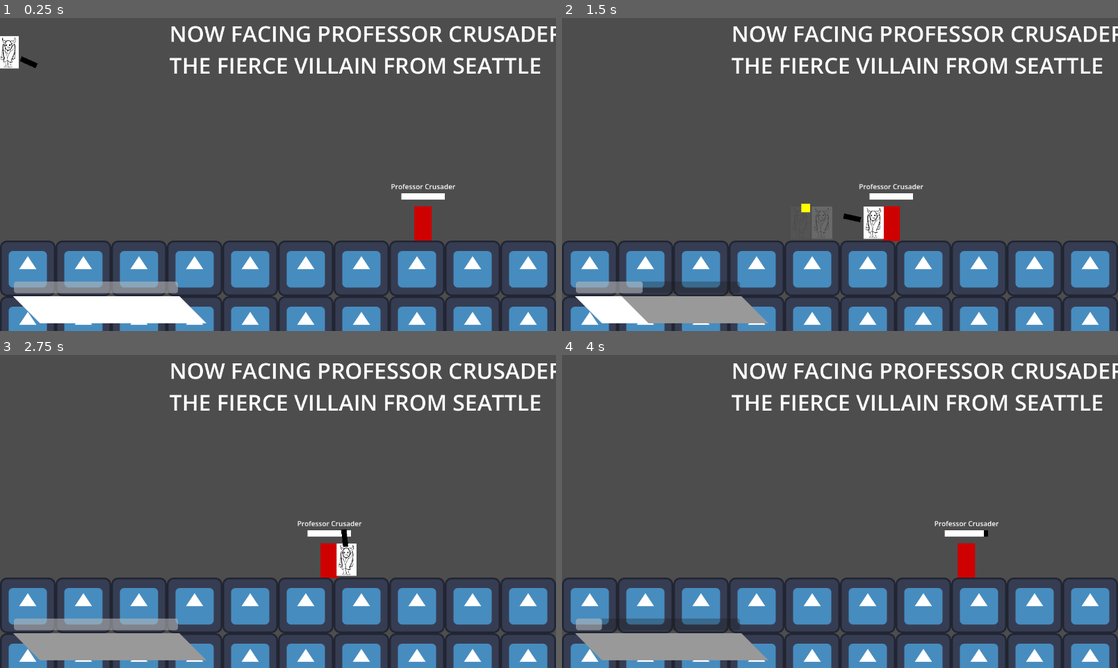
Above: before the commit, frames 1-4 (two rows, left to right).
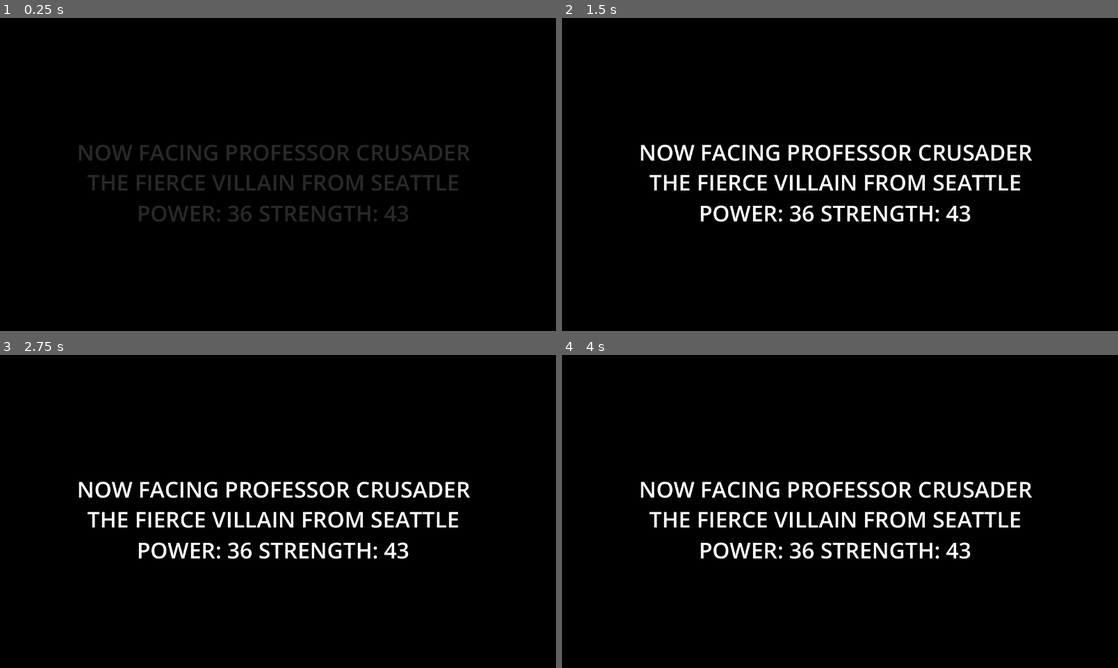
Above: after the commit, the same moments.

Repository: kryscw/Superhero-Project-X
Game: Godot game, scene res://Scenes/main.tscn
Same seed, same stepped clock (60 frames per second), same inputs: the game is played once before the commit and once after it. The engine's default icon, where the game draws it, is replaced by a stand-in: a white triangle on a blue panel in a dark square.
Inputs (mouse positions are in pixels of both pictures, inside the frame that each line leads up to):
- Up to frame 1 (0.25 s): no input
- Up to frame 2 (1.5 s): move the mouse to (962, 158) at 0.52 s; hold D (right) from 0.53 s (still down); right-click (962, 158) at 0.6 s; tap Space (jump) at 0.77 s; move the mouse to (728, 190) at 1.27 s; click (728, 190) at 1.35 s
- Up to frame 3 (2.75 s): tap Space (jump) at 1.52 s; move the mouse to (333, 442) at 2.02 s; release D (right) at 2.03 s; hold A (left) from 2.03 s (still down); right-click (333, 442) at 2.1 s
- Up to frame 4 (4 s): move the mouse to (812, 574) at 2.77 s; release A (left) at 2.78 s; hold D (right) from 2.78 s (still down); click (812, 574) at 2.85 s; tap Space (jump) at 3.02, 3.77 s; move the mouse to (1006, 558) at 3.52 s; right-click (1006, 558) at 3.6 s

The runs differ from the first frame. In frame 1, 100% of the frame differs, in the area x 0-100%, y 0-100%; in frame 2, 100%; in frame 3, 100%; in frame 4, 100%.

Commit message:
some stuff

Diff:
--- a/Scenes/Enemy.tscn
+++ b/Scenes/Enemy.tscn
@@ -1,6 +1,7 @@
 [gd_scene format=3 uid="uid://3birffwrsrtu"]
 
 [ext_resource type="Script" uid="uid://c4bul6qo5nlqm" path="res://Scenes/enemy.gd" id="1_m1htj"]
+[ext_resource type="AudioStream" uid="uid://bxkoigjn3kvf7" path="res://Audio/enemy_hit.ogg" id="2_wovta"]
 
 [sub_resource type="Gradient" id="Gradient_m1htj"]
 offsets = PackedFloat32Array(0)
@@ -68,4 +69,7 @@
 [node name="CollisionShape2D" type="CollisionShape2D" parent="." unique_id=1676795548]
 shape = SubResource("RectangleShape2D_m1htj")
 
+[node name="Hit" type="AudioStreamPlayer" parent="." unique_id=1962226221]
+stream = ExtResource("2_wovta")
+
 [connection signal="body_shape_entered" from="damageArea" to="." method="_on_damage_area_hit"]
--- a/Scenes/enemy.gd
+++ b/Scenes/enemy.gd
@@ -11,19 +11,30 @@
 var strength
 var magic
 var hometown
+@onready var main = get_tree().current_scene
 
-func _process(delta: float) -> void:
+var soundfont_em = ["hit_em", "hit_em2", "hit_em3", "hit_em4", "hit_em5"]
+var soundfont_sumit = ["enemy_hitsumit", "enemy_hitsumit2", "enemy_hitsumit3"]
+
+var soundfont = soundfont_em
+
+func _process(_delta: float) -> void:
 	$healthBar.value = remap(health, 0, maxHealth, 0.0, 100)
-	velocity = (player.global_position - global_position).normalized() * speed
-	velocity.y += 800
-	move_and_slide()
+	if main.gameStarted:
+		velocity = (player.global_position - global_position).normalized() * speed
+		velocity.y += 800
+		move_and_slide()
 	if health <= 0:
 		queue_free()
+		print("YOU WIN!")
+		main.win()
 
-func _on_damage_area_hit(body_rid: RID, body: Node2D, body_shape_index: int, local_shape_index: int) -> void:
+func _on_damage_area_hit(_body_rid: RID, body: Node2D, _body_shape_index: int, _local_shape_index: int) -> void:
 	if body is CharacterBody2D && body != player && body != self:
 		body.queue_free()
 		health -= damage
+		$Hit.stream = load("res://Audio/" + soundfont[randi_range(0, soundfont.size()-1)] + ".ogg")
+		$Hit.play()
 
 
 ## ── Pick a random enemy ─────────────────────────
--- a/Scenes/main.gd
+++ b/Scenes/main.gd
@@ -1,6 +1,14 @@
 extends Node2D
 
+var gameStarted = false
+
 func announceReady():
-	$CanvasLayer/enemyLabel.text = "NOW FACING " + $Enemy.enemy_name.to_upper()
+	$CanvasLayer/labels/enemyLabel.text = "NOW FACING " + $Enemy.enemy_name.to_upper()
 
-	$CanvasLayer/underEnemyLabel.text = "THE FIERCE VILLAIN FROM " + $Enemy.hometown.to_upper()
+	$CanvasLayer/labels/underEnemyLabel.text = "THE FIERCE VILLAIN FROM " + $Enemy.hometown.to_upper()
+
+	$CanvasLayer/labels/stats.text = "POWER: " + str($Enemy.power) + " STRENGTH: " + str($Enemy.strength)
+
+func win():
+	$Die.play()
+	print("yo it's the main script here... you WON!?!?!?!?!?")
--- a/Scenes/main.tscn
+++ b/Scenes/main.tscn
@@ -5,6 +5,7 @@
 [ext_resource type="PackedScene" uid="uid://3birffwrsrtu" path="res://Scenes/Enemy.tscn" id="1_kry3j"]
 [ext_resource type="Script" uid="uid://cb8olv6pxb5w" path="res://Scenes/weapon_rot.gd" id="2_kry3j"]
 [ext_resource type="Texture2D" uid="uid://b2paleomga2u8" path="res://icon.svg" id="3_21xkr"]
+[ext_resource type="AudioStream" uid="uid://xuf8a6nqomwc" path="res://Audio/enemy_die.ogg" id="3_344ge"]
 [ext_resource type="Script" uid="uid://ryre07fbbumh" path="res://SuperHero.gd" id="4_6bp64"]
 [ext_resource type="Texture2D" uid="uid://5elboxypj8bh" path="res://Sprites/Screenshot 2026-03-21 at 4.30.51 PM.png" id="4_21xkr"]
 
@@ -51,11 +52,76 @@
 physics_layer_0/collision_mask = 3
 sources/3 = SubResource("TileSetAtlasSource_cvnsp")
 
+[sub_resource type="Animation" id="Animation_6bp64"]
+resource_name = "FadeIn"
+length = 5.866667
+tracks/0/type = "value"
+tracks/0/imported = false
+tracks/0/enabled = true
+tracks/0/path = NodePath("ColorRect:modulate")
+tracks/0/interp = 1
+tracks/0/loop_wrap = true
+tracks/0/keys = {
+"times": PackedFloat32Array(5.0333333, 5.6),
+"transitions": PackedFloat32Array(1, 1),
+"update": 0,
+"values": [Color(1, 1, 1, 1), Color(1, 1, 1, 1)]
+}
+tracks/1/type = "value"
+tracks/1/imported = false
+tracks/1/enabled = true
+tracks/1/path = NodePath("labels:modulate")
+tracks/1/interp = 1
+tracks/1/loop_wrap = true
+tracks/1/keys = {
+"times": PackedFloat32Array(0.06666667, 1.2),
+"transitions": PackedFloat32Array(1, 1),
+"update": 0,
+"values": [Color(1, 1, 1, 0), Color(1, 1, 1, 1)]
+}
+
+[sub_resource type="Animation" id="Animation_344ge"]
+length = 0.001
+tracks/0/type = "value"
+tracks/0/imported = false
+tracks/0/enabled = true
+tracks/0/path = NodePath("ColorRect:modulate")
+tracks/0/interp = 1
+tracks/0/loop_wrap = true
+tracks/0/keys = {
+"times": PackedFloat32Array(0),
+"transitions": PackedFloat32Array(1),
+"update": 0,
+"values": [Color(1, 1, 1, 1)]
+}
+tracks/1/type = "value"
+tracks/1/imported = false
+tracks/1/enabled = true
+tracks/1/path = NodePath("labels:modulate")
+tracks/1/interp = 1
+tracks/1/loop_wrap = true
+tracks/1/keys = {
+"times": PackedFloat32Array(0),
+"transitions": PackedFloat32Array(1),
+"update": 0,
+"values": [Color(1, 1, 1, 1)]
+}
+
+[sub_resource type="AnimationLibrary" id="AnimationLibrary_344ge"]
+_data = {
+&"FadeIn": SubResource("Animation_6bp64"),
+&"RESET": SubResource("Animation_344ge")
+}
+
 [node name="Main" type="Node2D" unique_id=721105279]
 script = ExtResource("1_6bp64")
 
 [node name="Enemy" parent="." unique_id=229272389 instance=ExtResource("1_kry3j")]
 position = Vector2(1020, 362)
+
+[node name="Die" type="AudioStreamPlayer" parent="." unique_id=1766272563]
+stream = ExtResource("3_344ge")
+volume_db = -10.0
 
 [node name="Player" type="CharacterBody2D" parent="." unique_id=1884285806]
 collision_layer = 3
@@ -130,20 +196,43 @@
 
 [node name="CanvasLayer" type="CanvasLayer" parent="." unique_id=2106179808]
 
-[node name="enemyLabel" type="Label" parent="CanvasLayer" unique_id=1196273812]
-offset_left = 390.0
-offset_right = 869.0
-offset_bottom = 70.0
+[node name="ColorRect" type="ColorRect" parent="CanvasLayer" unique_id=951349395]
+offset_right = 1280.0
+offset_bottom = 720.0
+color = Color(0, 0, 0, 1)
+
+[node name="labels" type="Node2D" parent="CanvasLayer" unique_id=2082700873]
+
+[node name="enemyLabel" type="Label" parent="CanvasLayer/labels" unique_id=1196273812]
+offset_left = -34.0
+offset_top = 273.0
+offset_right = 1293.0
+offset_bottom = 343.0
 theme_override_font_sizes/font_size = 51
 text = "THE FIERCE VILLIAN"
-
-[node name="underEnemyLabel" type="Label" parent="CanvasLayer" unique_id=440991946]
-offset_left = 390.0
-offset_top = 73.0
-offset_right = 869.0
-offset_bottom = 143.0
+horizontal_alignment = 1
+
+[node name="underEnemyLabel" type="Label" parent="CanvasLayer/labels" unique_id=440991946]
+offset_left = -18.0
+offset_top = 342.0
+offset_right = 1277.0
+offset_bottom = 412.0
 theme_override_font_sizes/font_size = 51
 text = "THE FIERCE VILLIAN"
+horizontal_alignment = 1
+
+[node name="stats" type="Label" parent="CanvasLayer/labels" unique_id=440435055]
+offset_left = -18.0
+offset_top = 413.0
+offset_right = 1277.0
+offset_bottom = 483.0
+theme_override_font_sizes/font_size = 51
+text = "THE FIERCE VILLIAN"
+horizontal_alignment = 1
+
+[node name="AnimationPlayer" type="AnimationPlayer" parent="CanvasLayer" unique_id=962419206]
+libraries/ = SubResource("AnimationLibrary_344ge")
+autoplay = &"FadeIn"
 
 [connection signal="timeout" from="Player/CanvasLayer/dashTimer" to="Player" method="_on_dash_timer_timeout"]
 [connection signal="body_shape_entered" from="Player/Area2D" to="Player" method="damage_area_entered"]
--- a/Scenes/player.gd
+++ b/Scenes/player.gd
@@ -12,6 +12,8 @@
 
 var health: int = 100
 var dash: int = 100
+
+var active = false
 
 
 
@@ -43,7 +45,8 @@
 		$Area2D/CollisionShape2D.disabled = false
 		$afterImage.emitting = false
 
-	move_and_slide()
+	if active:
+		move_and_slide()
 
 
 
--- a/SuperHero.gd
+++ b/SuperHero.gd
@@ -34,18 +34,21 @@
 
 		var is_villain = (is_villain_raw == "true")
 
-		var character = {
-			"name": data[0].strip_edges(),
-			"power": int(data[1]),
-			"strength": int(data[2]),
-			"magic": int(data[3]),
-			"hometown": data[13].strip_edges()
-		}
+		if !str(data[0]).to_lower().contains("woman") || !str(data[0]).to_lower().contains("girl"):
+			# We have no female voicelines so it would look weird lmao
 
-		if is_villain:
-			villains.append(character)
-		else:
-			heroes.append(character)
+			var character = {
+				"name": data[0].strip_edges(),
+				"power": int(data[1]),
+				"strength": int(data[2]),
+				"magic": int(data[3]),
+				"hometown": data[13].strip_edges()
+			}
+
+			if is_villain:
+				villains.append(character)
+			else:
+				heroes.append(character)
 
 	print("Heroes:", heroes.size())
 	print("Villains:", villains.size())
--- a/project.godot
+++ b/project.godot
@@ -30,16 +30,19 @@
 jump={
 "deadzone": 0.2,
 "events": [Object(InputEventKey,"resource_local_to_scene":false,"resource_name":"","device":-1,"window_id":0,"alt_press …(191 unchanged characters)…
+, Object(InputEventKey,"resource_local_to_scene":false,"resource_name":"","device":-1,"window_id":0,"alt_pressed":false,"shift_pressed":false,"ctrl_pressed":false,"meta_pressed":false,"pressed":false,"keycode":0,"physical_keycode":4194320,"key_label":0,"unicode":0,"location":0,"echo":false,"script":null)
 ]
 }
 left={
 "deadzone": 0.2,
 "events": [Object(InputEventKey,"resource_local_to_scene":false,"resource_name":"","device":-1,"window_id":0,"alt_press …(191 unchanged characters)…
+, Object(InputEventKey,"resource_local_to_scene":false,"resource_name":"","device":-1,"window_id":0,"alt_pressed":false,"shift_pressed":false,"ctrl_pressed":false,"meta_pressed":false,"pressed":false,"keycode":0,"physical_keycode":4194319,"key_label":0,"unicode":0,"location":0,"echo":false,"script":null)
 ]
 }
 right={
 "deadzone": 0.2,
 "events": [Object(InputEventKey,"resource_local_to_scene":false,"resource_name":"","device":-1,"window_id":0,"alt_press …(192 unchanged characters)…
+, Object(InputEventKey,"resource_local_to_scene":false,"resource_name":"","device":-1,"window_id":0,"alt_pressed":false,"shift_pressed":false,"ctrl_pressed":false,"meta_pressed":false,"pressed":false,"keycode":0,"physical_keycode":4194321,"key_label":0,"unicode":0,"location":0,"echo":false,"script":null)
 ]
 }
 shoot={
Not shown, added: Audio/enemy_die.ogg.import
Not shown, added: Audio/enemy_hit.ogg.import
Not shown, added: Audio/enemy_hitsumit.ogg.import
Not shown, added: Audio/enemy_hitsumit2.ogg.import
Not shown, added: Audio/enemy_hitsumit3.ogg.import
Not shown, added: Audio/hit_em.ogg.import
Not shown, added: Audio/hit_em2.ogg.import
Not shown, added: Audio/hit_em3.ogg.import
Not shown, added: Audio/hit_em4.ogg.import
Not shown, added: Audio/hit_em5.ogg.import
Not shown, changed: .DS_Store
Not shown, added: Audio/enemy_die.ogg
(and 9 more such lines)
